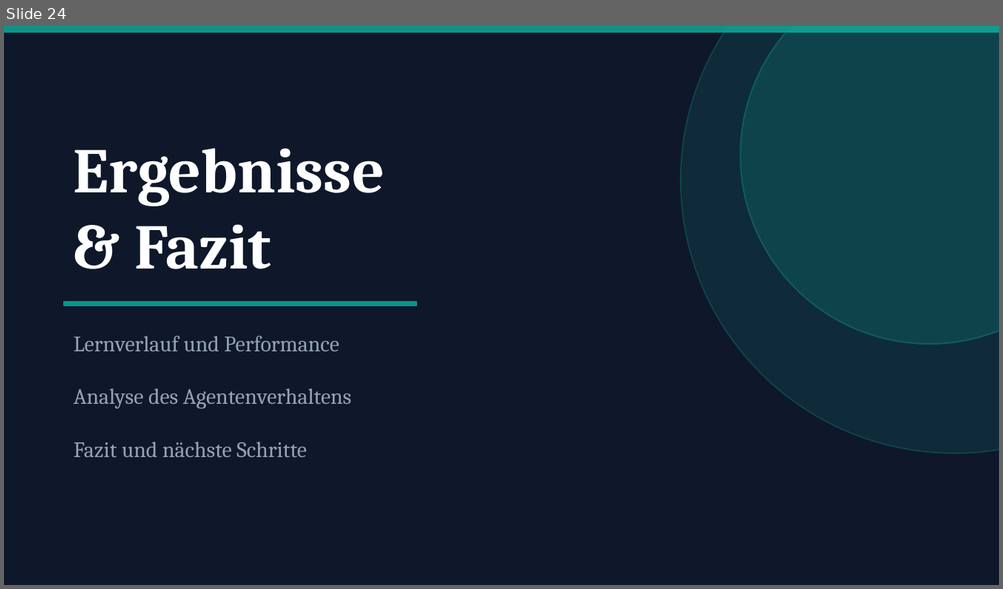
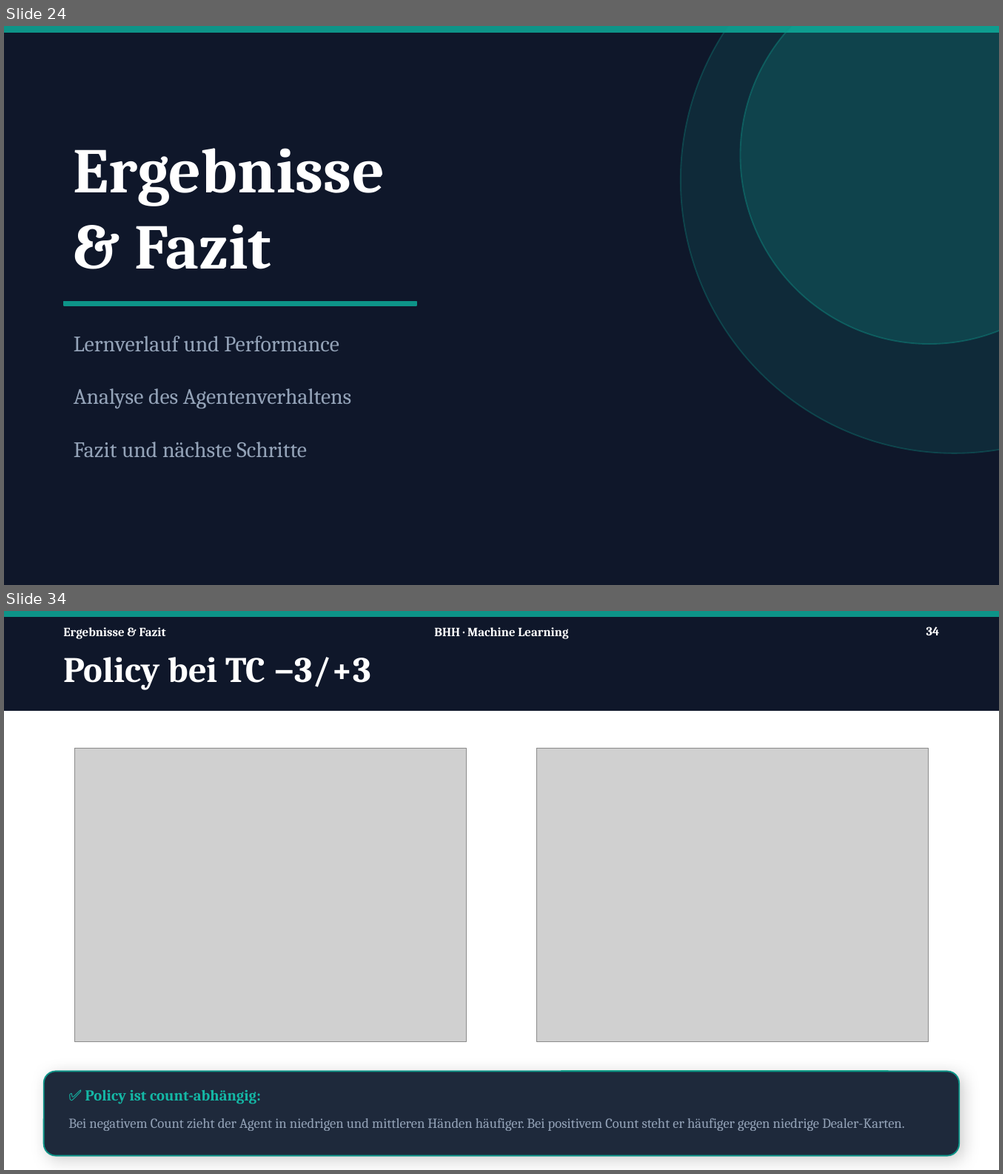
Before and after one commit to Tom-N-M/ml-blackjack, a slide deck: Präsi/PP_v2.pptx. Shown one above the other, each under a label of ours: slide 24 before the commit, slides 24 and 34 after it; the slides between them are not shown. The pictures are 1003x589 and 1003x1174 pixels, drawn with LibreOffice and Linux fonts; fonts in the diff are those of the drawing; grey boxes stand for pictures. Boxes give left, top, right and bottom in pixels: in the first picture for what was removed or moved away, otherwise in the second. Text is boxed around its words. In the diff, an @@ line names an element or a change of style, - is before the commit and + after.

Commit message:
Ergebnisse & Fazit ref #15

```diff
--- a/Präsi/PP_v2.pptx
+++ b/Präsi/PP_v2.pptx
@@ slide 34 added at (4, 611, 999, 1170), background #FFFFFF @@
@@ rectangle added at (4, 611, 999, 710), fill #0F172A, outline #0F172A 1 pt @@
@@ rectangle added at (4, 611, 999, 616), fill #0D9488, outline #0D9488 1 pt @@
@@ text added at (63, 627, 166, 639), 9 pt, text #FFFFFF, bold @@
+Ergebnisse & Fazit
@@ text added at (434, 627, 568, 639), 9 pt, text #FFFFFF, bold @@
+BHH · Machine Learning
@@ page number added at (926, 627, 939, 635), 9 pt, text #FFFFFF, bold @@
+34
@@ text added at (63, 657, 371, 690), 26 pt, text #FFFFFF, bold @@
+Policy bei TC −3/+3
@@ picture added at (74, 748, 466, 1042) @@
@@ picture added at (536, 748, 928, 1042) @@
@@ rounded rectangle added at (44, 1071, 959, 1156), fill #1E293B, outline #0D9488 1 pt @@
@@ rectangle added at (561, 1071, 924, 1093), fill #E2E8F0, outline #E2E8F0 1 pt @@
@@ rectangle added at (561, 1071, 888, 1093), fill #10B981, outline #10B981 1 pt @@
@@ text added at (85, 1091, 261, 1105), 11 pt, text #14B8A6, bold @@
+✅ Policy ist count-abhängig:
@@ text added at (68, 1119, 904, 1131), 10 pt, text #94A3B8 @@
+Bei negativem Count zieht der Agent in niedrigen und mittleren Händen häufiger. Bei positivem Count steht er häufiger gegen niedrige Dealer-Karten.
```
Also in this commit, not shown: 7 slides changed, 6 other slides added, 1 slide removed, 5 other files.
